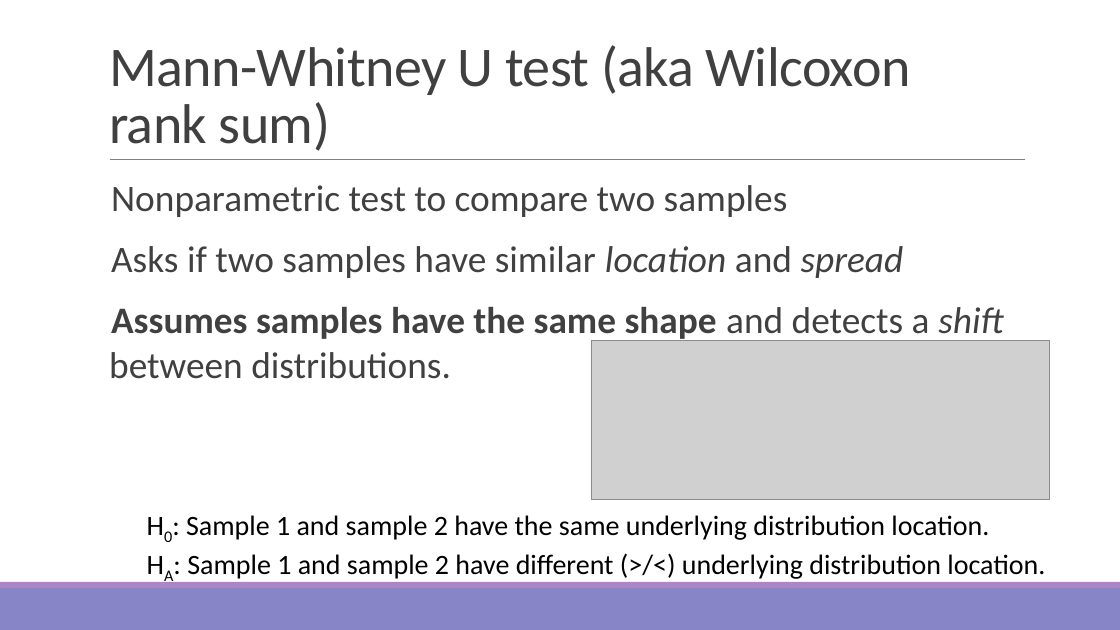
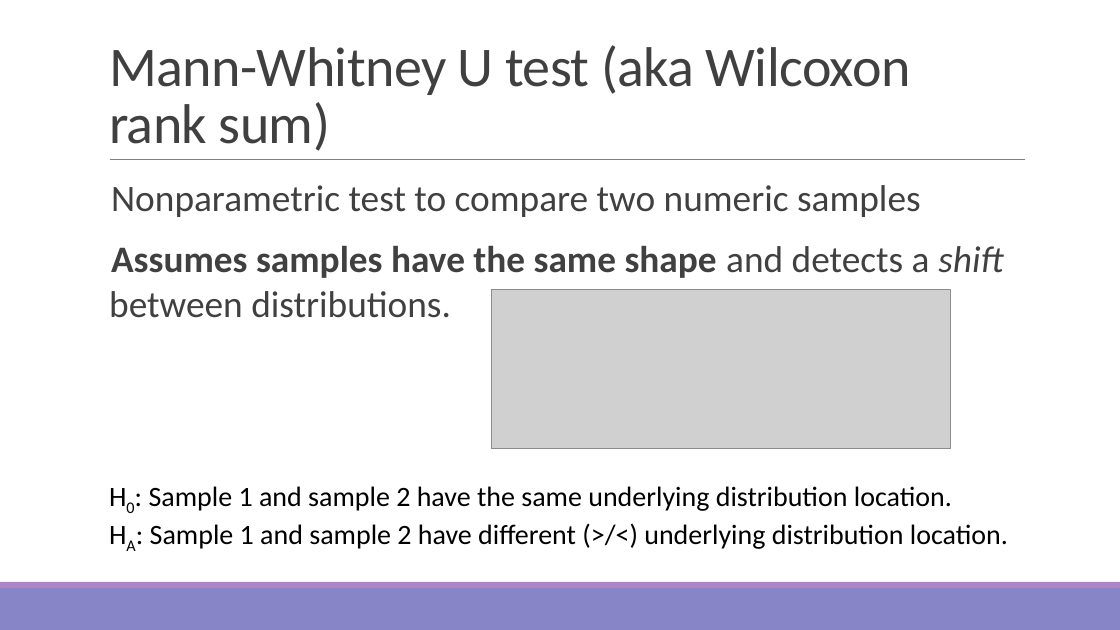
Before and after one commit to sjspielman/bio5312_fall2017, a slide deck: slide 20 of slides/day7_nonparametric_tidyr.pptx (slide 19 before the commit). Drawn at 1120x630 pixels with LibreOffice and Linux fonts; fonts in the diff are those of the drawing; grey boxes stand for pictures. Boxes give left, top, right and bottom in pixels: in the first picture for what was removed or moved away, otherwise in the second. Text is boxed around its words. In the diff, an @@ line names an element or a change of style, - is before the commit and + after.

```diff
--- a/slides/day7_nonparametric_tidyr.pptx
+++ b/slides/day7_nonparametric_tidyr.pptx
@@ text at [111,185,921,217]: text changed @@
-  Nonparametric test to compare two samples
-  Asks if two samples have similar location and spread
+  Nonparametric test to compare two numeric samples
@@ picture: place and size @@
-picture at [592,341,1050,500]
+picture at [492,290,950,449]
@@ text "H0: Sample 1 and sample ...": place and size @@
-text "H0: Sample 1 and sample ..." at [186,515,1045,579]
+text "H0: Sample 1 and sample ..." at [149,486,1008,549]
```
Also in this commit, not shown: 9 other slides changed, 5 slides added, 1 slide removed, 1 other file.
